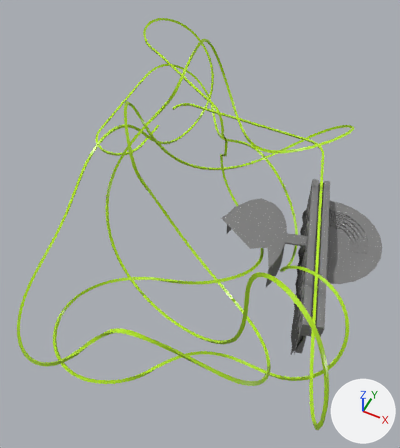
The Blender file Scenery/Gaia.blend: old version first, new version second.
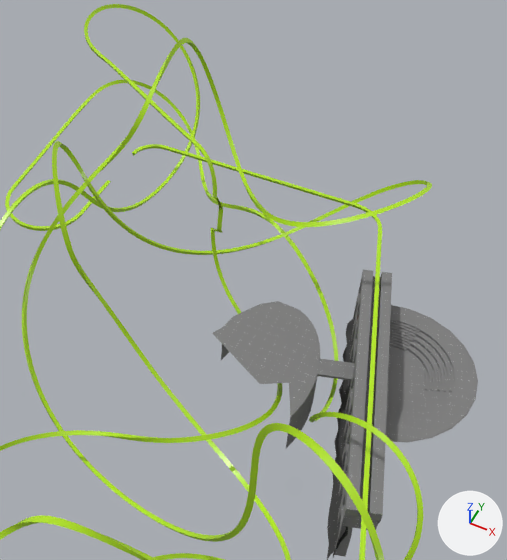
Each version is shown whole from a camera (50 mm lens) standing at (80.6, -145.2, 134.3) and looking at (34.8, -53.5, 19.7), then close up on the part from 23% to 100% of the width and 3% to 79% of the height. Every picture has the same lights, and +X, +Y and +Z are marked at lower right.

The first close-up shows 'Central Platform', 'Launch Bridge', 'Launch Steps', 'Track'.
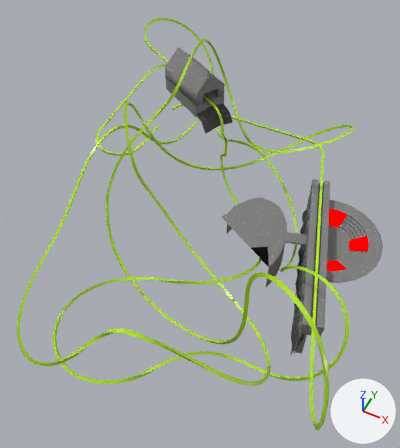
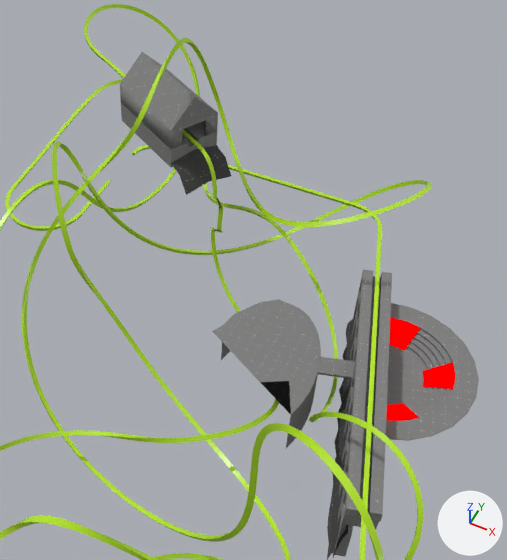
Changed parts and their boxes [x1, y1, x2, y2] in the close-ups (507 x 560 px):
'Central Platform', reshaped: before [212, 301, 320, 448]; after [212, 299, 321, 448]
'Launch Steps', reshaped: before [349, 305, 478, 442]; after [349, 303, 479, 441]
'Tower', added: after [120, 52, 231, 195]
    faces in mat_dev_diffuse: [120, 52, 218, 168]
    faces in mat_dev_dark: [171, 145, 231, 195]
'Tower Walls', added: after [120, 85, 218, 149]
part 1 of me_circle, rebuilt: before [386, 305, 478, 442]; after [386, 303, 479, 441]
part 2 of me_circle, added (red): after [422, 362, 455, 389]
part 3 of me_circle, added (red): after [386, 403, 419, 421]
part 4 of me_circle, added (red): after [389, 318, 420, 351]

The change, as a diff of the scene's bpy script:
```diff
--- a/Scenery/Gaia.blend.py
+++ b/Scenery/Gaia.blend.py
@@ mat_clip @@
+mat_clip = emission_material('Clip')
+mat_clip.base_color = (1.0, 0.0, 0.0)  # red #ff0000
@@ me_circle @@
 # used by ob_launch_steps; location = (66.7, -35.8, 9.2); rotation_euler = (0.0, 0.0, 0.279), in degrees (0, 0, 16)
-me_circle.from_pydata(...)  # 516 vertices, 430 faces, 1 loose edge; spans x -5.3..16.0, y -15.9..16.0, z 0.3..2.4
+me_circle.from_pydata(...)  # 616 vertices, 453 faces, 1 loose edge; spans x -5.3..16.0, y -15.9..16.0, z 0.8..2.9
+# me_circle part 1: the loose piece of 467 vertices spanning x -0.2..16.0, y -15.9..16.0, z 0.3..2.3 is rebuilt with 477 vertices and now spans x -0.2..16.0, y -15.9..16.0, z 0.8..2.8
+# me_circle part 2: a new loose piece of 30 vertices spanning x 6.7..12.0, y -3.1..3.1, z 0.8..2.8, in mat_clip (red #ff0000)
+# me_circle part 3: a new loose piece of 30 vertices spanning x 0.0..6.0, y -12.0..-6.0, z 0.8..2.8, in mat_clip (red #ff0000)
+# me_circle part 4: a new loose piece of 30 vertices spanning x 0.0..6.0, y 6.0..12.0, z 0.8..2.8, in mat_clip (red #ff0000)
 me_circle.materials.append(mat_dev_diffuse)
@@ me_circle @@
 me_circle.materials.append(mat_dev_soil)
+me_circle.materials.append(mat_clip)  # red #ff0000
@@ me_plane @@
 # used by ob_central_platform; location = (0.0, 0.0, 0.0)
-me_plane.from_pydata(...)  # 44 vertices, 19 faces; spans x 35.3..56.5, y -51.7..-27.1, z 0.0..9.5
+me_plane.from_pydata(...)  # 47 vertices, 21 faces; spans x 35.3..56.5, y -51.7..-27.1, z 0.0..10.0
+# me_plane part 5
+# 24 vertices in x 35.3..56.5, y -51.7..-27.1, z 9.5 move by (0.0, 0.0, 0.5)
+# 3 vertices are added at (55.5, -51.7, 10.0), (48.0, -47.5, 10.0), (52.4, -44.9, 10.0)
+# 1 new face joins them, mat_dev_diffuse
+# 1 new face joins them, mat_dev_dark
 me_plane.materials.append(mat_dev_diffuse)
+me_plane.materials.append(mat_dev_dark)
@@ me_mesh_2246 @@
+me_mesh_2246.from_pydata(...)  # 20 vertices, 8 faces; spans x 4.6..24.7, y -25.8..-8.3, z 36.0..40.0
+me_mesh_2246.polygons.foreach_set('use_smooth', [True] * 8)
+me_mesh_2246.materials.append(mat_dev_diffuse)
@@ me_mesh_2245 @@
+me_mesh_2245.from_pydata(...)  # 37 vertices, 25 faces; spans x 4.6..28.9, y -28.1..-8.3, z 28.9..45.0
+me_mesh_2245.polygons.foreach_set('use_smooth', [True] * 25)
+# faces by material slot: [21, 4]
+me_mesh_2245.materials.append(mat_dev_diffuse)
+me_mesh_2245.materials.append(mat_dev_dark)
@@ ob_tower_walls @@
+ob_tower_walls = bpy.data.objects.new('Tower Walls', me_mesh_2246)
+ob_tower_walls.parent = ob_tower
+ob_tower_walls.location = (0.0, 0.0, 0.0)
+_m = ob_tower_walls.modifiers.new('Solidify', 'SOLIDIFY')
+_m.thickness = 0.5
+_m.use_even_offset = True
+_m.nonmanifold_thickness_mode = 'FIXED'
+_m.nonmanifold_merge_threshold = 0.0003
@@ ob_tower @@
+ob_tower = bpy.data.objects.new('Tower', me_mesh_2245)
+ob_tower.location = (0.0, 0.0, 0.0)
```
